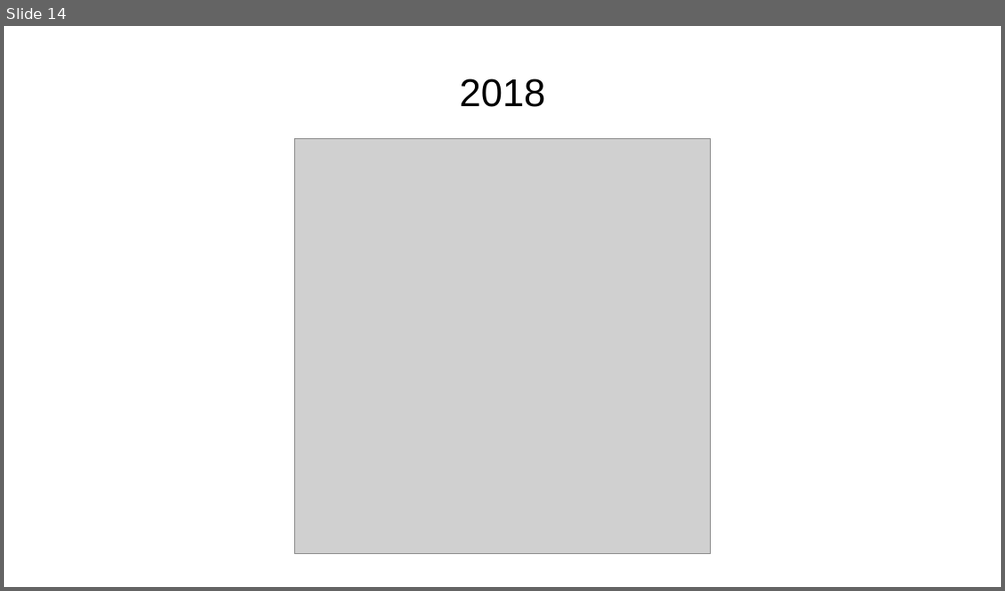
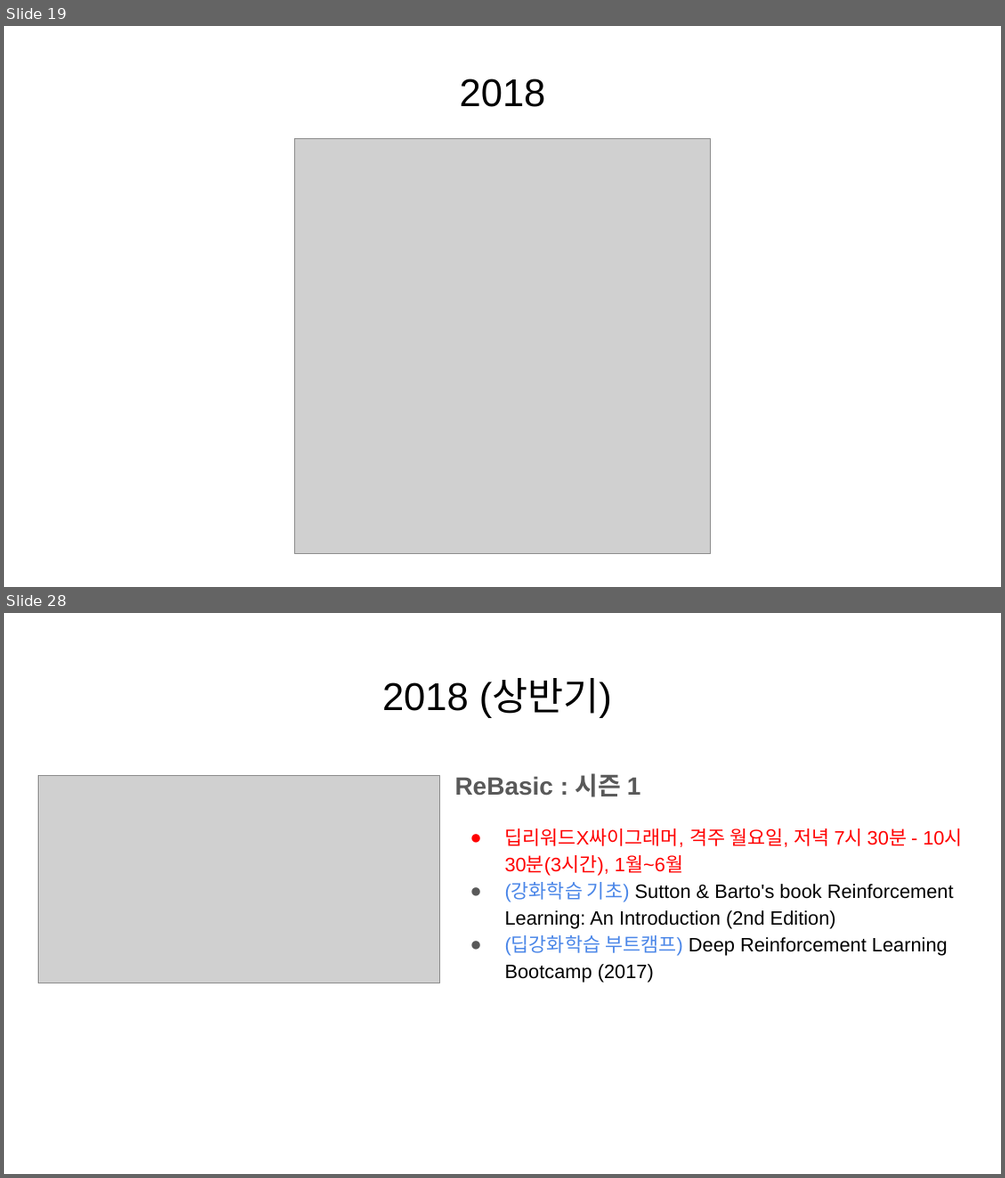
Before and after one commit to KaggleBreak/studybreak, a slide deck: 2017/presentation/study/싸이그래머_소개_스터디뽀개기2017.pptx. Shown one above the other, each under a label of ours: slide 14 before the commit, slides 19 and 28 after it; the slides between them are not shown. The pictures are 1005x591 and 1005x1178 pixels, drawn with LibreOffice and Linux fonts; fonts in the diff are those of the drawing; grey boxes stand for pictures. Boxes give left, top, right and bottom in pixels: in the first picture for what was removed or moved away, otherwise in the second. Text is boxed around its words. In the diff, an @@ line names an element or a change of style, - is before the commit and + after.

```diff
--- a/2017/presentation/study/싸이그래머_소개_스터디뽀개기2017.pptx
+++ b/2017/presentation/study/싸이그래머_소개_스터디뽀개기2017.pptx
@@ slide 28 added at (4, 613, 1001, 1174), background #FFFFFF @@
@@ title added at (382, 679, 612, 718), 28 pt, text #000000 @@
+2018 (상반기)
@@ picture added at (38, 776, 439, 983) @@
@@ text added at (455, 773, 962, 982), 14 pt, text #000000 @@
+ReBasic : 시즌 1
+● 딥리워드X싸이그래머, 격주 월요일, 저녁 7시 30분 - 10시 30분(3시간), 1월~6월
+● (강화학습 기초) Sutton & Barto's book Reinforcement Learning: An Introduction (2nd Edition)
+● (딥강화학습 부트캠프) Deep Reinforcement Learning Bootcamp (2017)
@@ what was slide 14 is now slide 19 @@
```
Also in this commit, not shown: 4 slides changed, 15 other slides added, 7 other files.
